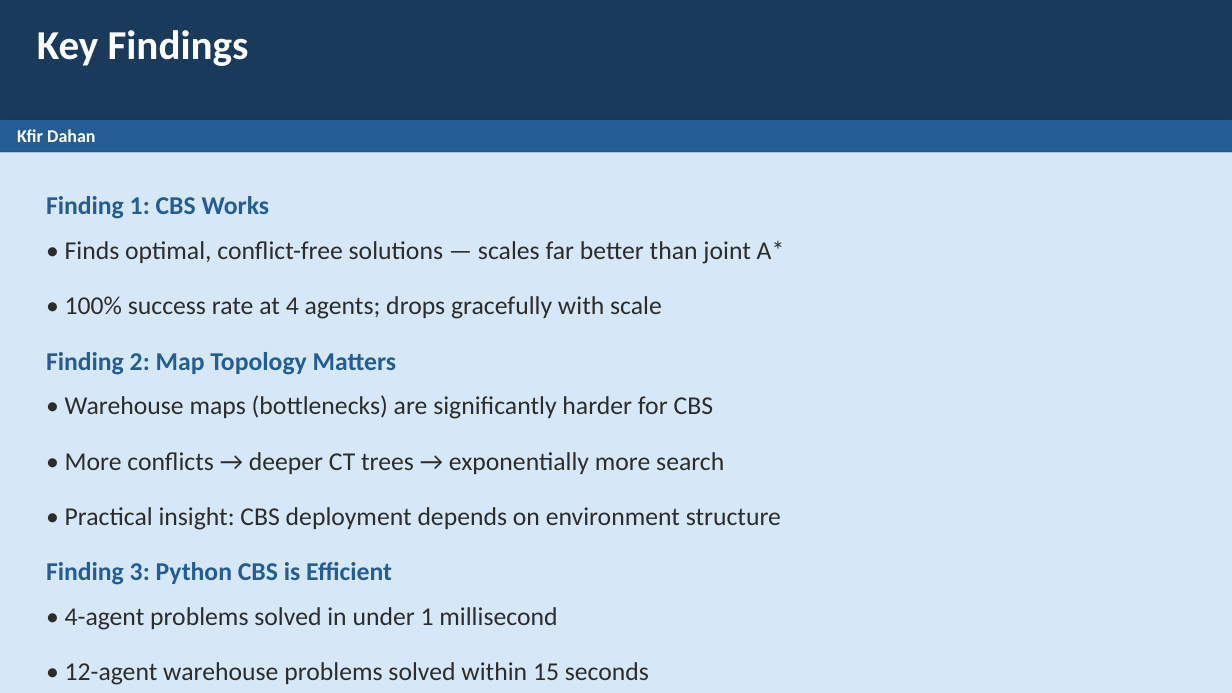
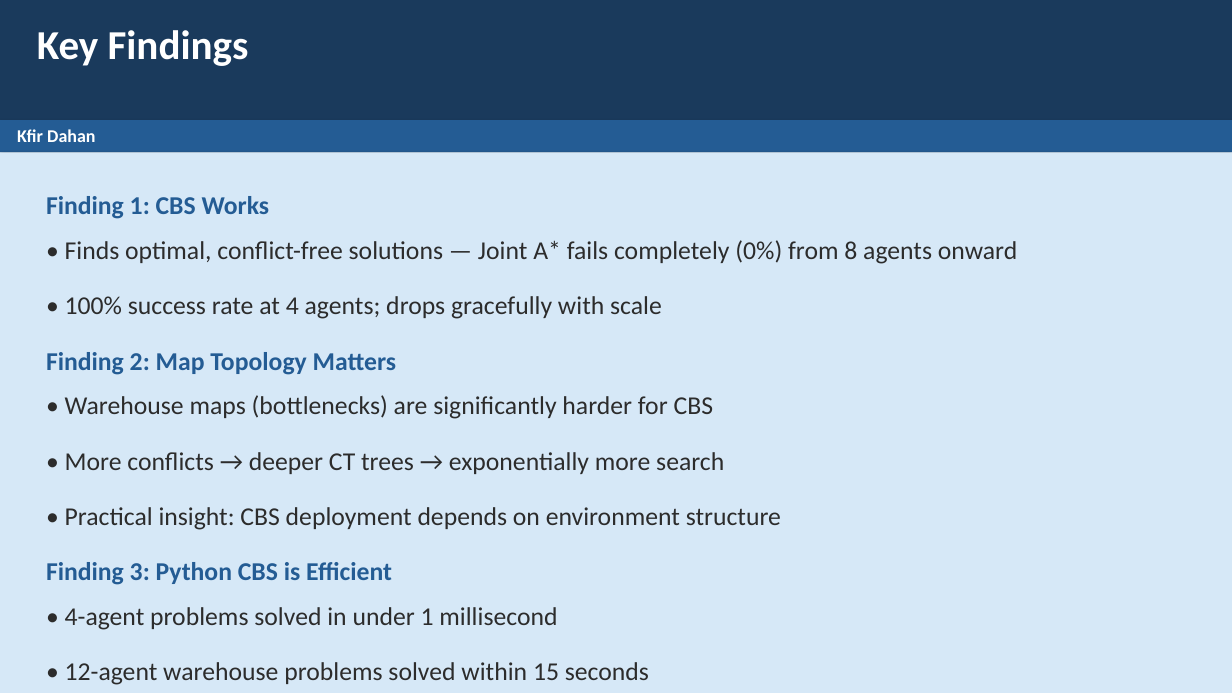
Before and after one commit to eladdamti100/mapf-cbs, a slide deck: slide 14 of results/presentation.pptx. Drawn at 1232x693 pixels with LibreOffice and Linux fonts; fonts in the diff are those of the drawing. Boxes give left, top, right and bottom in pixels: in the first picture for what was removed or moved away, otherwise in the second. Text is boxed around its words. In the diff, an @@ line names an element or a change of style, - is before the commit and + after.

```diff
--- a/results/presentation.pptx
+++ b/results/presentation.pptx
@@ text at bbox=[65, 240, 1017, 264]: text changed @@
-• Finds optimal, conflict-free solutions — scales far better than joint A*
+• Finds optimal, conflict-free solutions — Joint A* fails completely (0%) from 8 agents onward
```
Also in this commit, not shown: 4 other slides changed.
